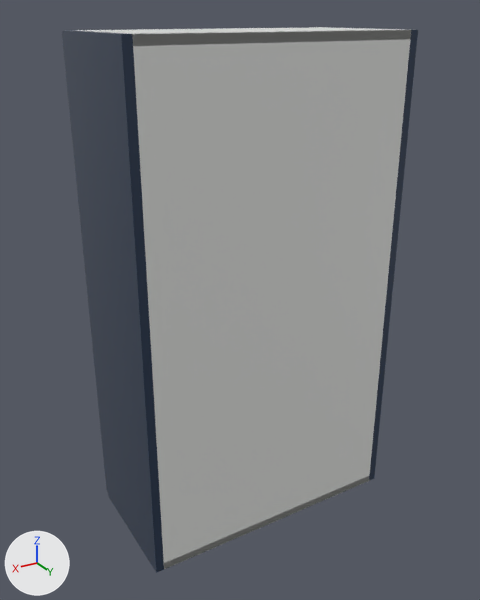
Renders of the glTF model storefront/public/cabinet-inventory/models/oppein-pb-bss-w2442.glb from each side of a commit.
One viewpoint serves both versions: a camera (50 mm lens) standing at (1.011, 1.015, 1.094) and looking at (0.313, -0.147, 0.513). Arrows for +X, +Y and +Z are at lower left; the lights stay in place. The picture after the commit comes second. Where no turn or scale is listed for an object, it has been applied to the vertices.

Objects in the first picture: 'Cabinet back', 'Cabinet bottom', 'Cabinet side', 'Cabinet side.001', 'Cabinet top', 'Door.001'.
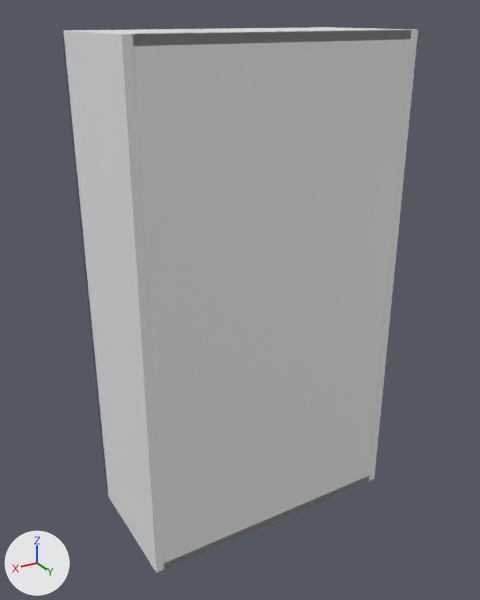
Where the change shows, as pixel boxes [x1, y1, x2, y2] in the pictures (480 x 600 px):
'Cabinet side.001', recoloured (dark blue to white)
    both: [63, 30, 164, 573]
'Cabinet side', recoloured
    both: [327, 27, 418, 481]

What the commit changed:
Material 'White cabinet carcass' (mat_white_cabinet_carcass) is new.
Its base color is (0.82, 0.83, 0.835) (white #eaebec).
Its roughness is 0.48.
me_cube has 56 vertices, 108 faces and spans x -0.009..0.009, y -0.142..0.142, z -0.533..0.533.
me_cube no longer uses material mat_supplier_finish___blue_single_shaker (dark blue #24364f).
me_cube gains material mat_white_cabinet_carcass (white #eaebec).
me_cube_001 has 56 vertices, 108 faces and spans x -0.009..0.009, y -0.142..0.142, z -0.533..0.533.
me_cube_001 no longer uses material mat_supplier_finish___blue_single_shaker (dark blue #24364f).
me_cube_001 gains material mat_white_cabinet_carcass (white #eaebec).
